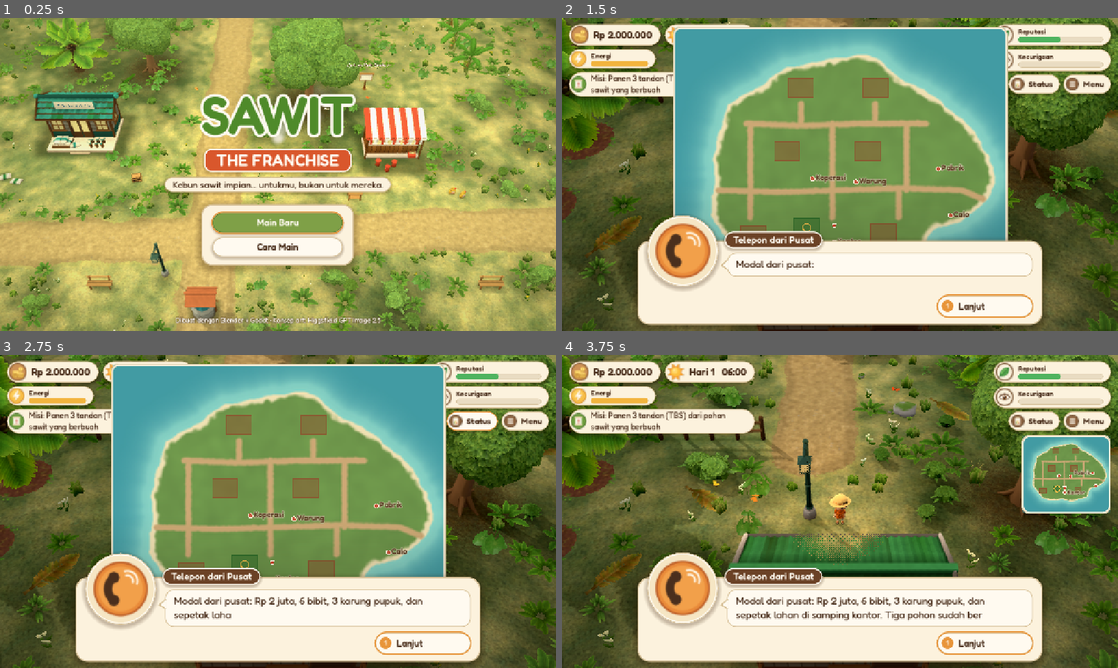
Above: before the commit, frames 1-4 (two rows, left to right).
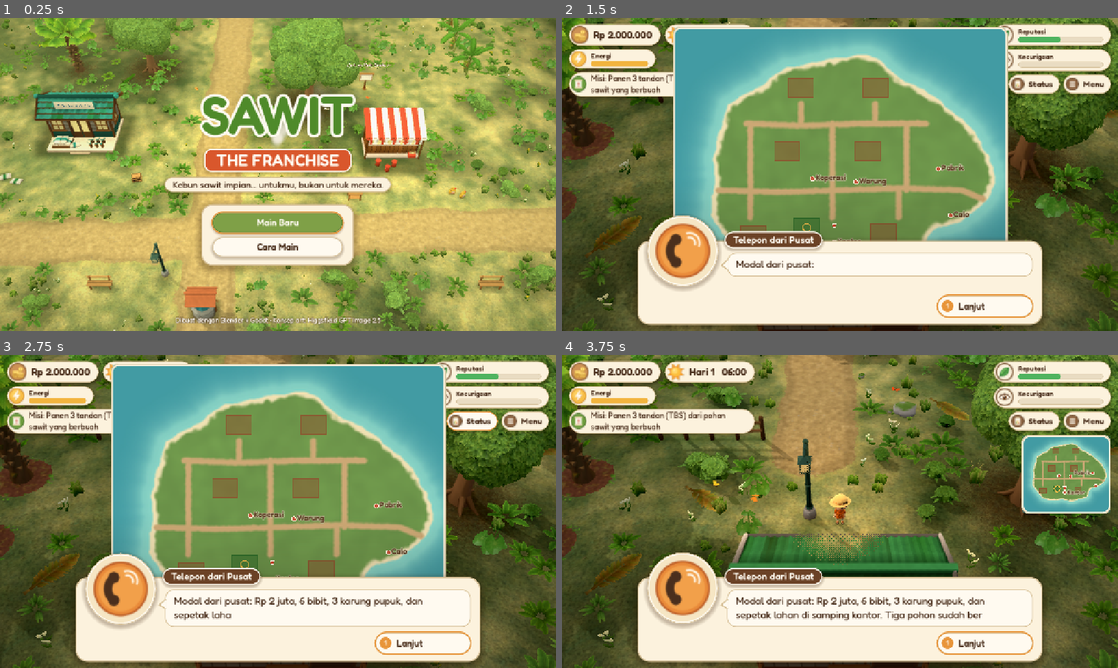
Above: after the commit, the same moments.

Repository: leonnrdewa-lang/rumah
Game: Godot game, scene res://scenes/main.tscn
Same seed, same stepped clock (60 frames per second), same inputs: the game is played once before the commit and once after it.
Inputs (mouse positions are in pixels of both pictures, inside the frame that each line leads up to):
- Up to frame 1 (0.25 s): no input
- Up to frame 2 (1.5 s): tap Enter (ui_accept) at 0.5, 0.77, 1.07 s; move the mouse to (962, 158) at 0.52 s; hold D (move_right) 0.53-1.25 s; hold E (action) 0.53-1.25 s; click (962, 158) at 0.67 s; drag from (1067, 136) to (812, 237) at 1.27 s
- Up to frame 3 (2.75 s): click "Status" at 2 s
- Up to frame 4 (3.75 s): move the mouse to (895, 442) at 2.77 s; hold D (move_right) 2.78-3.5 s; hold Tab (status) 2.78-3.5 s; drag from (812, 574) to (673, 464) at 3.52 s

The runs differ from the first frame. In frame 1, 1.2% of the frame differs, in the area x 6-56%, y 0-42%; in frame 2, 1.9%; in frame 3, 1.9%; in frame 4, 2.2%, in the area x 0-100%, y 0-93%.

Commit message:
WIP v2 checkpoint: characters in fix round 1
Co-Authored-By: Claude Opus 5.5 <noreply@anthropic.com>
Claude-Session: https://claude.ai/code/session_01M7a4rv5dfQbxrs4P7XJC4u

Diff:
--- a/game/scripts/debug/autotest.gd
+++ b/game/scripts/debug/autotest.gd
@@ -349,7 +349,7 @@
 			world.start_game(false)
 			world.ui.close()
 			GS.hour = 8.5
-			for s in [[-17, 28.0, "parcel"], [-9, 10, "road"], [-44, 36, "garden"], [-3, 36, "kantor"], [49, 2, "pabrik"], [55, -4, "smoke"], [-30, -20, "field"]]:
+			for s in [[-17, 28.0, "parcel"], [-9, 10, "road"], [-44, 36, "garden"], [-3, 36, "kantor"], [49, 2, "pabrik"], [54, -21, "smoke"], [-30, -20, "field"]]:
 				tp(s[0], s[1], Vector3(0, 0, -1))
 				await shot("vis_" + s[2], 40)
 			# running along the road: dust puffs
--- a/game/scripts/world/ambient_life.gd
+++ b/game/scripts/world/ambient_life.gd
@@ -335,6 +335,23 @@
 		out.append(node.global_transform * p)
 		if out.size() >= 2:
 			break
+	# the chimney top is above the camera most of the time, so the mill also puffs
+	# steam from the ridge of its main hall, which the gameplay camera can see
+	var ridge := -INF
+	for v in faces:
+		if v.y < top * 0.62:
+			ridge = maxf(ridge, v.y)
+	if ridge > 3.0:
+		var acc := Vector3.ZERO
+		var n := 0
+		for v in faces:
+			if v.y > ridge - 0.05 and v.y < top * 0.62:
+				acc += v
+				n += 1
+		if n > 0:
+			var p := acc / float(n)
+			p.y = ridge
+			out.append(node.global_transform * p)
 	return out
 
 
Binary file changed: game/assets/models/sawit_3.glb
Binary file changed: game/assets/models/tbs.glb
Binary file changed: game/assets/textures/foliage/frond.png
Not shown, changed: blender/buildings.py
Not shown, changed: blender/previews/sawit_3.png
Not shown, changed: blender/previews/tbs.png
Not shown, changed: blender/props.py
Not shown, changed: blender/vegetation.py
